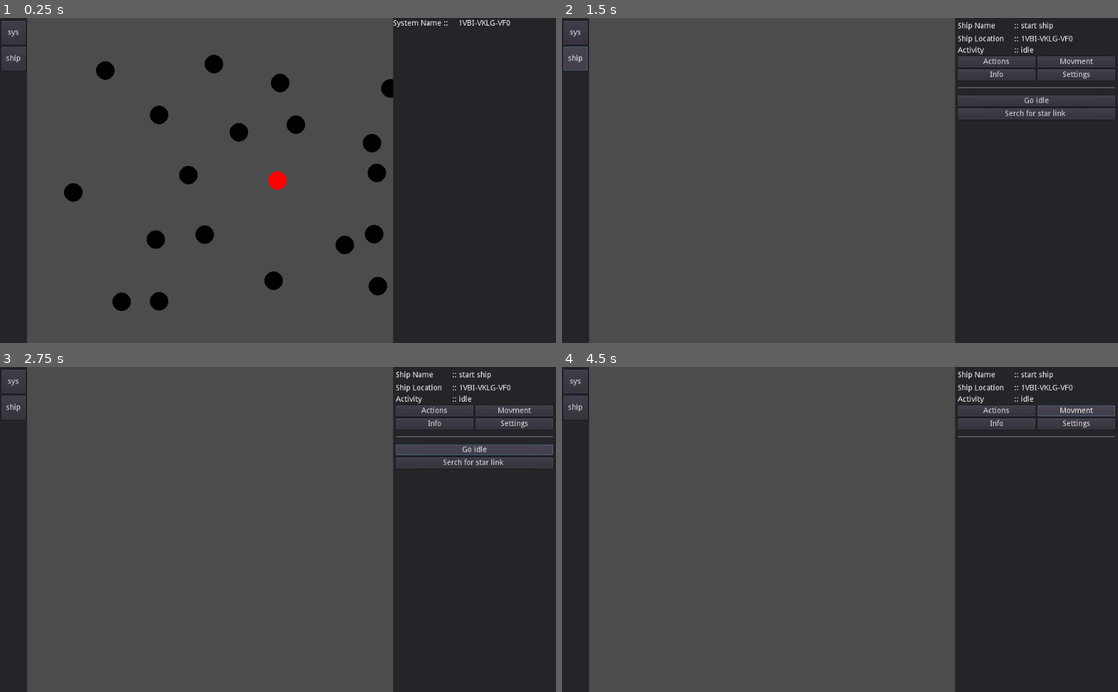
Above: before the commit, frames 1-4 (two rows, left to right).
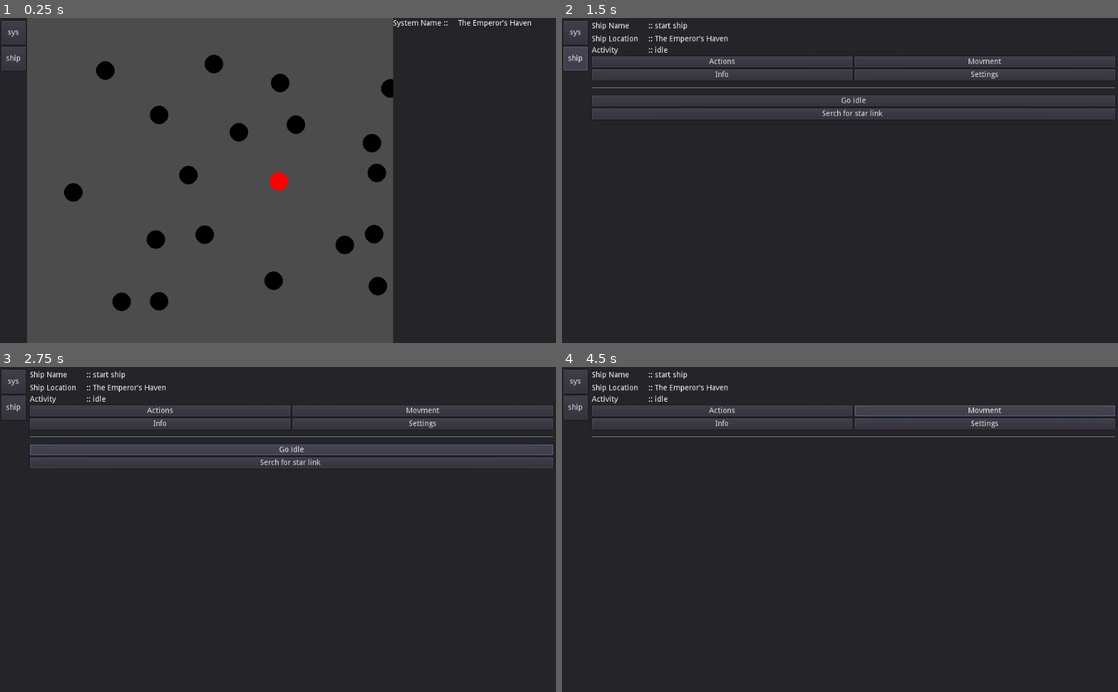
Above: after the commit, the same moments.

Repository: Drakosam/godot_game_1
Game: Godot game, scene res://World.tscn
Two runs of this game, one before a commit and one after it. Both use one fixed random seed, a clock stepped at 60 frames per second and the inputs below.
Inputs:
- Up to frame 1 (0.25 s): no input
- Up to frame 2 (1.5 s): click "sys" at 0.5 s; click "ship" at 1.25 s
- Up to frame 3 (2.75 s): click "Go idle" at 2 s
- Up to frame 4 (4.5 s): click "Go idle" at 2.75 s; click "Actions" at 3.5 s; click "Movment" at 4.25 s

The runs differ from the first frame. In frame 1, 0.1% of the frame differs, in the area x 82-96%, y 0-3%; in frame 2, 58%; in frame 3, 58%; in frame 4, 62%, in the area x 4-96%, y 0-100%.

Commit message:
-layout redesign

Diff:
--- a/StarSystemsMap.tscn
+++ b/StarSystemsMap.tscn
@@ -122,7 +122,6 @@
 
 
 func system_selected(system):
-	print('xxx')
 	emit_signal(\"system_selected\",system)
 "
 
--- a/World.tscn
+++ b/World.tscn
@@ -38,16 +38,20 @@
 	var start_system = star_systems_grid[floor(board_size_y/2) ][floor(board_size_x/2)]
 	start_system.make_active()
 	$Camera2D.position = start_system.position
+	start_system.system_name = \"The Emperor's Haven\"
 	start_system.select_system()
+
 
 	var new_ship = ShipAktor.instance()
 	ship_list.append(new_ship)
 	new_ship.spown_ship(start_system,'start ship')
 
+	_on_Sys_but_pressed()
+
 
 func _hide_panels():
-	$CanvasLayer/Panel/Star_System_panel.visible = false
-	$CanvasLayer/Panel/Ship_panel.visible = false
+	$CanvasLayer/Star_System_panel.visible = false
+	$CanvasLayer/Ship_panel.visible = false
 	$StarSystemsMap.visible = false
 
 
@@ -61,18 +65,18 @@
 
 func _on_Sys_but_pressed():
 	_hide_panels()
-	$CanvasLayer/Panel/Star_System_panel.visible = true
+	$CanvasLayer/Star_System_panel.visible = true
 	$StarSystemsMap.visible = true
 
 func _on_Ship_but_pressed():
 	_hide_panels()
-	$CanvasLayer/Panel/Ship_panel.visible = true
+	$CanvasLayer/Ship_panel.visible = true
 	if ship_list.size()>0:
-		$CanvasLayer/Panel/Ship_panel.set_ship(ship_list[0])
+		$CanvasLayer/Ship_panel.set_ship(ship_list[0])
 
 
 func _on_StarSystemsMap_system_selected(system):
-	$CanvasLayer/Panel/Star_System_panel.set_system(system)
+	$CanvasLayer/Star_System_panel.set_system(system)
 
 "
 
@@ -109,18 +113,15 @@
 
 [node name="CanvasLayer" type="CanvasLayer" parent="."]
 
-[node name="Panel" type="Panel" parent="CanvasLayer"]
+[node name="Star_System_panel" parent="CanvasLayer" instance=ExtResource( 2 )]
 anchor_left = 1.0
-anchor_right = 1.0
-anchor_bottom = 1.0
 margin_left = -300.0
 
-[node name="Star_System_panel" parent="CanvasLayer/Panel" instance=ExtResource( 2 )]
-
-[node name="Ship_panel" parent="CanvasLayer/Panel" instance=ExtResource( 1 )]
+[node name="Ship_panel" parent="CanvasLayer" instance=ExtResource( 1 )]
 visible = false
 anchor_right = 1.0
 anchor_bottom = 1.0
+margin_left = 50.0
 margin_right = 0.0
 margin_bottom = 0.0
 
--- a/project.godot
+++ b/project.godot
@@ -18,6 +18,10 @@
 
 GameSetings="*res://Game_Setings.tscn"
 
+[global]
+
+font=false
+
 [gui]
 
 common/drop_mouse_on_gui_input_disabled=true
